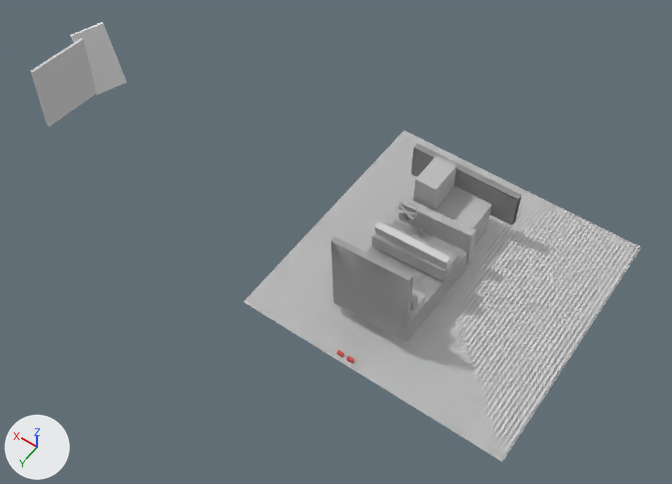
What one commit did to the Blender file blender/truck.blend.
One viewpoint serves both versions: a camera (50 mm lens) standing at (-6.81, 11.13, 20.28) and looking at (2.31, -1.64, 0.22). The axes (+X, +Y, +Z) are drawn at lower left. The lights are the same throughout.
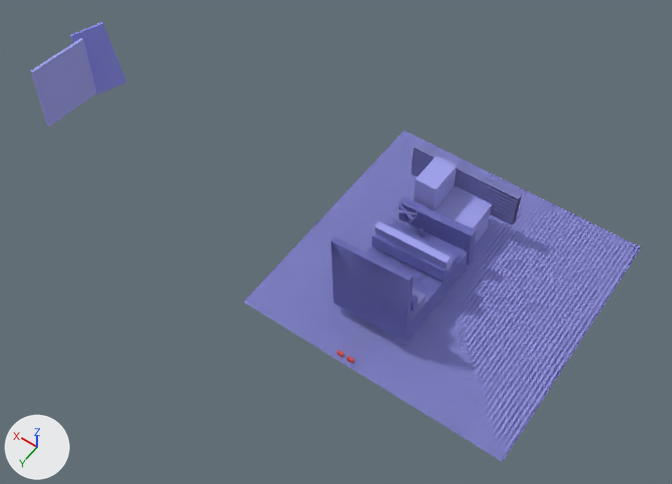
What differs and where, as boxes (x1, y1, x2, y2) in the pictures (672 x 484 px):
'Plane.003', recoloured (grey to blue): (244, 130, 641, 462) in both
'Plane', recoloured (grey to blue): (244, 130, 641, 462) in both
'Cube.066', recoloured (grey to blue): (331, 237, 413, 342) in both
'Cube.009', recoloured (grey to blue): (331, 237, 413, 342) in both
'Cube.063', recoloured (grey to blue): (31, 38, 97, 127) in both
'Cube.064', recoloured (grey to blue): (366, 219, 468, 341) in both
'Cube.005', recoloured (grey to blue): (366, 219, 468, 341) in both
'Cube.000_Cube.039', recoloured (grey to blue): (411, 143, 522, 226) in both
'Cube.036', recoloured (grey to blue): (70, 22, 127, 95) in both
'Cube.001_Cube', recoloured (grey to blue): (399, 197, 476, 265) in both
'Cube.004', recoloured (grey to blue): (399, 197, 476, 265) in both
'Cube.012_Cube.040', recoloured (grey to blue): (413, 156, 457, 211) in both
'Cube.001_Cube.012', recoloured: (411, 186, 492, 246) in both
'Cube.017', recoloured (grey to blue): (372, 222, 458, 281) in both
'Cube.061', recoloured (white to blue): (375, 221, 451, 272) in both
'Cube.006', recoloured (grey to blue): (411, 288, 426, 320) in both
'Cube.007', recoloured: (411, 298, 418, 312) in both
'Cube.050', recoloured: (395, 209, 416, 215) in both
'Cube.034', recoloured: (395, 209, 416, 215) in both
'Cube.055', recoloured: (400, 205, 413, 220) in both
'Cube.051', recoloured: (412, 293, 417, 303) in both
'Cube.069', recoloured: (403, 213, 411, 221) in both
'Cube.025', recoloured: (403, 213, 411, 221) in both
'Cube.052', recoloured: (409, 216, 416, 223) in both
'Cube.026', recoloured: (409, 216, 416, 223) in both
'Cube.048', recoloured: (400, 222, 409, 224) in both
'Cube.044', recoloured: (396, 202, 403, 208) in both
'Cube.027', recoloured: (400, 222, 409, 224) in both
'Cube.031', recoloured: (396, 202, 403, 208) in both

The change in detail:
Material 'None.008' (mat_none_008) changes colour from light grey #d1d1d1 to blue #a2a3ec; in linear values from (0.64, 0.64, 0.64) to (0.361, 0.366, 0.839).
Material 'None' (mat_none) changes colour from white #e7e7e7 to blue #9091ea; in linear values from (0.8, 0.8, 0.8) to (0.279, 0.283, 0.823).
Material 'None.005' (mat_none_005) changes colour from grey #bebebe to blue #a2a3ec; in linear values from (0.512, 0.512, 0.512) to (0.361, 0.366, 0.839).
Material 'None.010' (mat_none_010) changes colour from grey #aca5aa to blue #a2a3ec; in linear values from (0.41, 0.376, 0.401) to (0.361, 0.366, 0.839).
